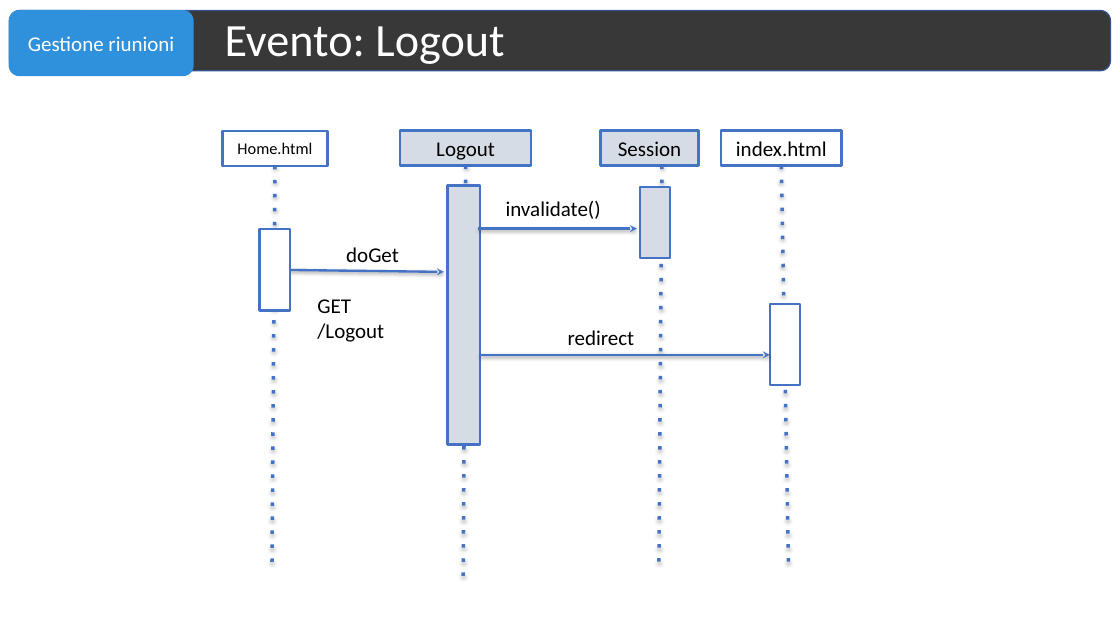
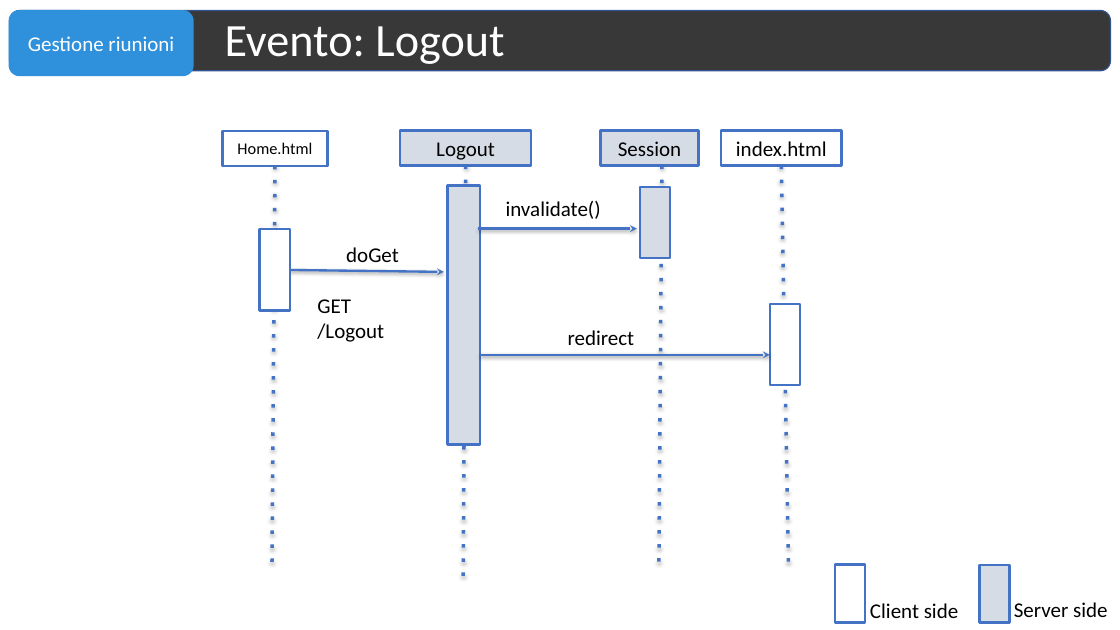
Before and after one commit to matteovisotto/EsameTIW-JS, a slide deck: slide 23 of Documentazione.pptx (slide 18 before the commit). Drawn at 1120x630 pixels with LibreOffice and Linux fonts; fonts in the diff are those of the drawing. Boxes give left, top, right and bottom in pixels: in the first picture for what was removed or moved away, otherwise in the second. Text is boxed around its words. In the diff, an @@ line names an element or a change of style, - is before the commit and + after.

```diff
--- a/Documentazione.pptx
+++ b/Documentazione.pptx
@@ rectangle added at <box>835,565,865,623</box>, fill #FFFFFF, outline #4472C4 2 pt @@
@@ rectangle added at <box>980,565,1010,623</box>, fill #D6DCE5, outline #4472C4 2 pt @@
@@ text added at <box>870,603,958,618</box>, 18 pt, text #000000 @@
+Client side
@@ text added at <box>1014,602,1107,617</box>, 18 pt, text #000000 @@
+Server side
```
Also in this commit, not shown: 5 slides added, 1 other file.
